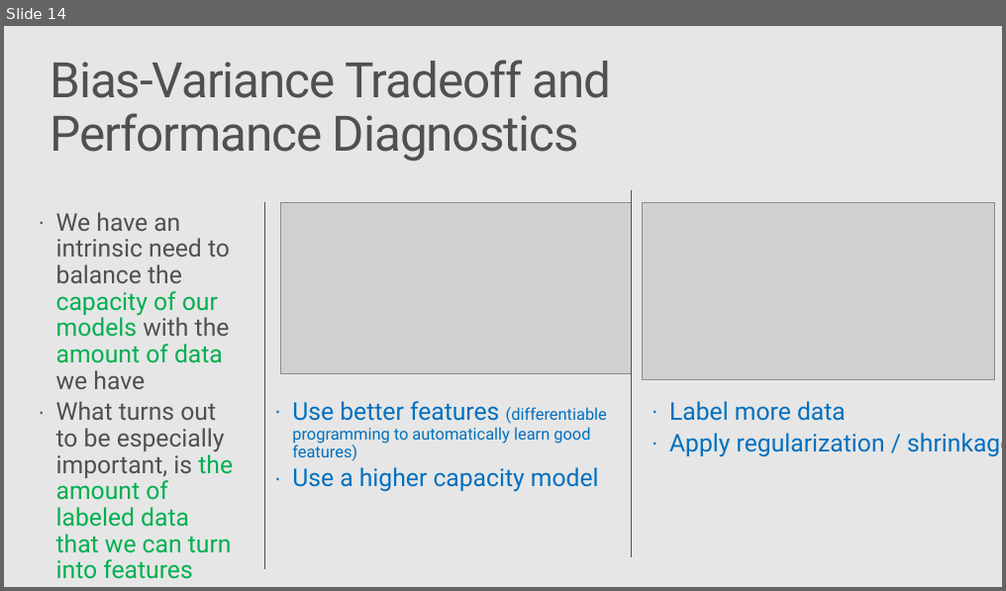
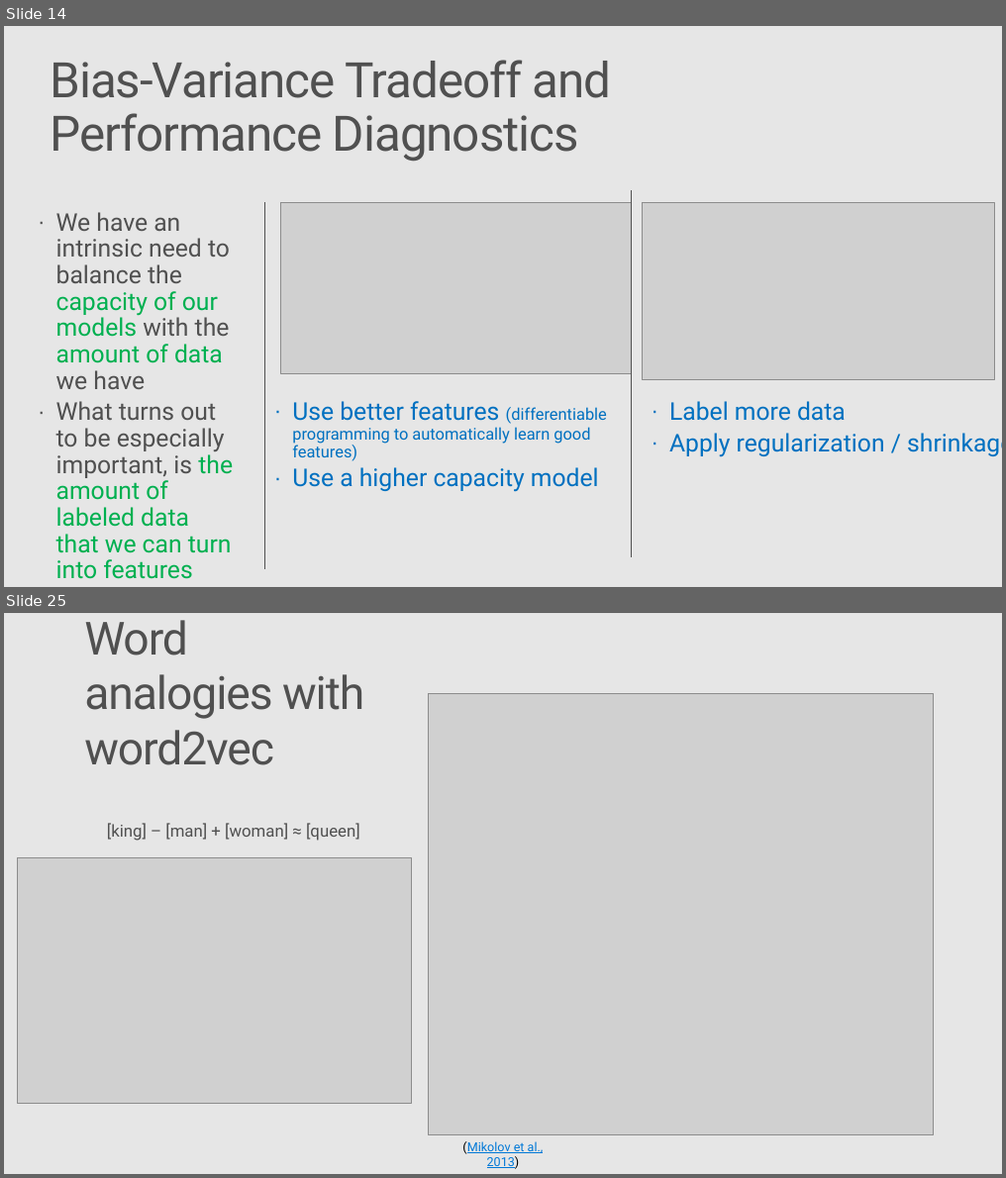
Before and after one commit to Azure/Strata2018, a slide deck: active_learning_workshop.pptx. Shown one above the other, each under a label of ours: slide 14 before the commit, slides 14 and 25 after it; the slides between them are not shown. The pictures are 1006x591 and 1006x1178 pixels, drawn with LibreOffice and Linux fonts; fonts in the diff are those of the drawing; grey boxes stand for pictures; background and template pictures are left out. Boxes give left, top, right and bottom in pixels: in the first picture for what was removed or moved away, otherwise in the second. Text is boxed around its words. In the diff, an @@ line names an element or a change of style, - is before the commit and + after.

```diff
--- a/active_learning_workshop.pptx
+++ b/active_learning_workshop.pptx
@@ slide 25 added at (4, 613, 1002, 1174), background #E6E6E6 @@
@@ title added at (84, 620, 364, 765), 44.9 pt, text #505050 @@
+Word analogies with word2vec
@@ picture added at (428, 694, 934, 1136) @@
@@ text added at (107, 823, 360, 841), 16.3 pt, text #505050 @@
+[king] – [man] + [woman] ≈ [queen]
@@ picture added at (17, 858, 411, 1103) @@
@@ text added at (462, 1142, 544, 1169), 12.2 pt, text #0078D7, underline @@
+(Mikolov et al., 2013)
```
Also in this commit, not shown: 1 slide changed, 13 other slides added.
